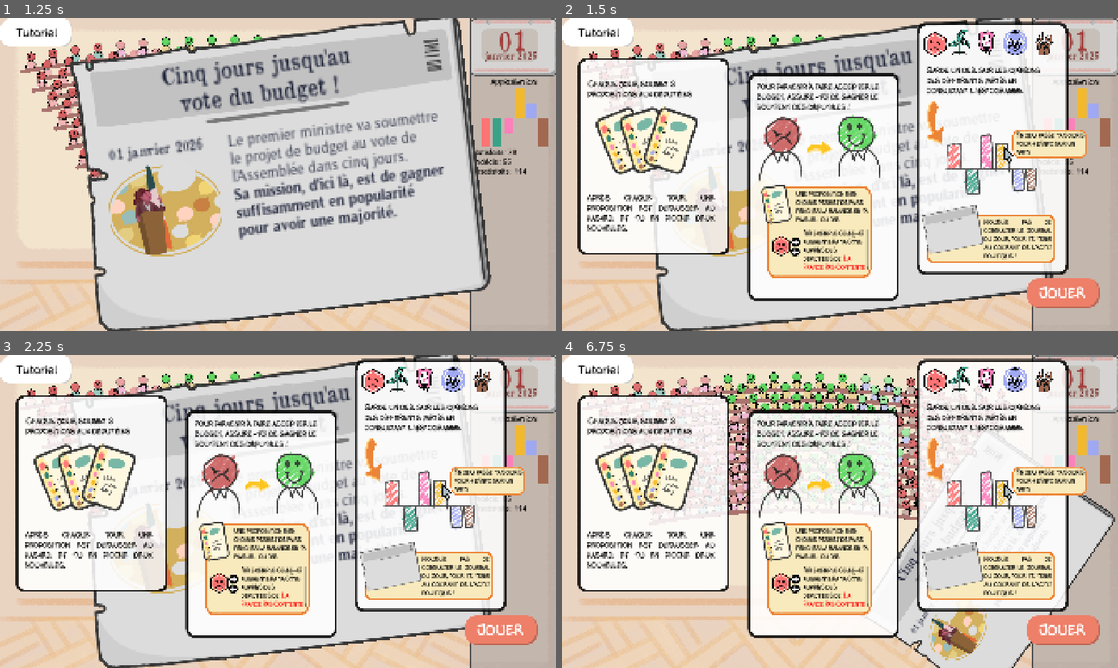
Above: before the commit, frames 1-4 (two rows, left to right).
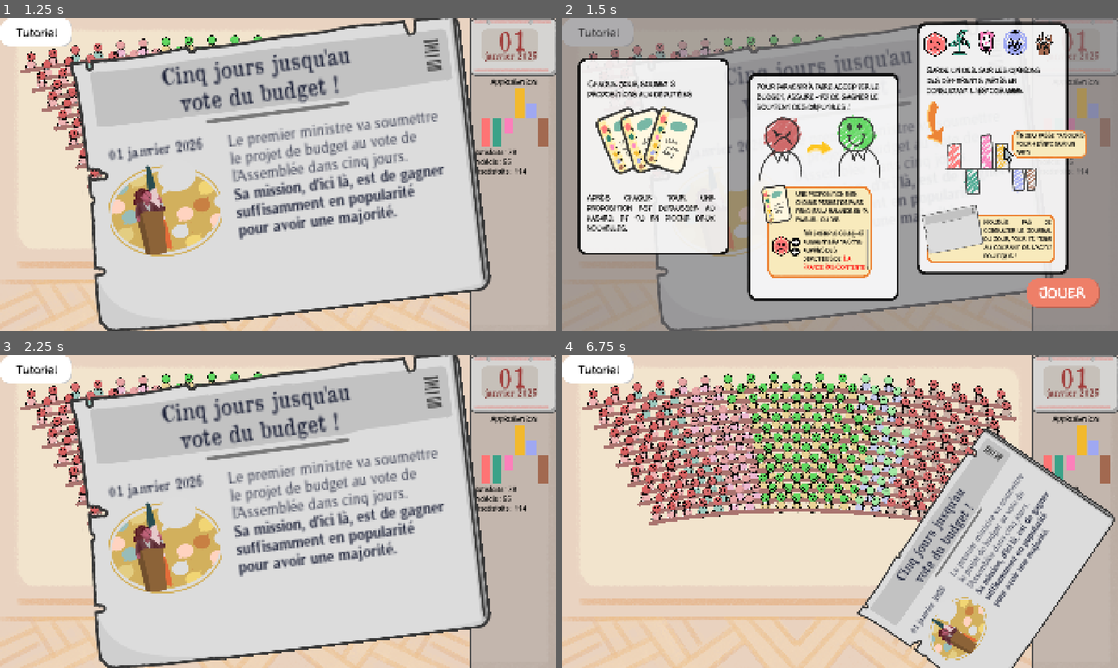
Above: after the commit, the same moments.

Repository: remimorvan/assemblee-nationale-simulator
Game: Godot game, scene res://scenes/begin_screen.tscn
The game is run twice, just before and just after one commit, with the same random seed, the same clock (stepped at 60 frames per second) and the same inputs.
Inputs (mouse positions are in pixels of both pictures, inside the frame that each line leads up to):
- Up to frame 1 (1.25 s): click "Jouer" at 0.5 s
- Up to frame 2 (1.5 s): click "[color=black][font_size=40]Tu…" at 1.25 s
- Up to frame 3 (2.25 s): click (500, 630) at 2.02 s
- Up to frame 4 (6.75 s): click "[color=black][font_size=40]Tu…" at 2.75 s; click (1062, 630) at 3.52 s; click "[color=black][font_size=40]Tu…" at 4.25 s; click (1062, 630) at 5.02 s; tap Enter at 5.75 s; move the mouse to (1073, 455) at 5.77 s; click (1073, 455) at 5.92 s; tap Space at 6.5 s; move the mouse to (840, 511) at 6.52 s; click (840, 511) at 6.67 s

Frame 1 is identical in both runs. In frame 2, 38% of the frame differs, in the area x 0-100%, y 0-100%; in frame 3, 58%, in the area x 2-97%, y 1-93%; in frame 4, 56%.

Commit message:
J'ai réparé l'overlay

Diff:
--- a/scenes/game.tscn
+++ b/scenes/game.tscn
@@ -128,10 +128,6 @@
 custom_minimum_size = Vector2(0, 20)
 layout_mode = 2
 
-[node name="OverlayTutoriel" parent="." instance=ExtResource("7_trtic")]
-visible = false
-z_index = 1200
-
 [node name="Deck" parent="." instance=ExtResource("3_lnu2h")]
 
 [node name="Player" parent="." instance=ExtResource("1_uwrxv")]
@@ -171,5 +167,9 @@
 z_index = 4096
 position = Vector2(810, 640)
 
+[node name="OverlayTutoriel" parent="." instance=ExtResource("7_trtic")]
+visible = false
+z_index = 1200
+
 [connection signal="journal_hide" from="Journal" to="Player" method="_on_journal_journal_hide"]
 [connection signal="journal_show" from="Journal" to="Player" method="_on_journal_journal_show"]
--- a/scenes/overlay_tutoriel.tscn
+++ b/scenes/overlay_tutoriel.tscn
@@ -1,29 +1,30 @@
-[gd_scene load_steps=17 format=3 uid="uid://bk4d6b6oku44a"]
-
-[ext_resource type="Texture2D" uid="uid://847am71ye135" path="res://assets/screens/tuto_1.png" id="1_5prr2"]
+[gd_scene load_steps=17 format=3 uid="uid://ca3nlpcpboj4o"]
+
+[ext_resource type="Texture2D" uid="uid://dn57qtfjyrsrp" path="res://assets/screens/tuto_1.png" id="1_5prr2"]
 [ext_resource type="Script" uid="uid://idci7tx2ujya" path="res://scripts/overlay_tutoriel.gd" id="1_k74gq"]
-[ext_resource type="FontFile" uid="uid://foful8cuop6y" path="res://assets/card/Monicacomic.ttf" id="2_ajqh8"]
-[ext_resource type="Texture2D" uid="uid://csr2swquxa5gm" path="res://assets/screens/tuto_2.png" id="3_jqtmp"]
-[ext_resource type="Texture2D" uid="uid://bgvr7lj1trrhc" path="res://assets/screens/tuto_3.png" id="4_k74gq"]
-[ext_resource type="Texture2D" uid="uid://ixf4p0ltgjmg" path="res://assets/card/logos/lfi_back.png" id="5_x0wu6"]
-[ext_resource type="Texture2D" uid="uid://d3o7aasw3i1q4" path="res://assets/card/logos/lfi_line.png" id="6_abwub"]
-[ext_resource type="Texture2D" uid="uid://cc4yddk7esw3c" path="res://assets/card/logos/eco_back.png" id="7_eq5qt"]
-[ext_resource type="Texture2D" uid="uid://b44ican76mjdh" path="res://assets/card/logos/eco_line.png" id="8_lel0c"]
-[ext_resource type="Texture2D" uid="uid://ctlaib2j778p3" path="res://assets/card/logos/soc_back.png" id="9_gtyl0"]
-[ext_resource type="Texture2D" uid="uid://bpufl3yrfw0wq" path="res://assets/card/logos/soc_line.png" id="10_ab0hi"]
-[ext_resource type="Texture2D" uid="uid://bl1kc2vappia3" path="res://assets/card/logos/lr_back.png" id="11_l0dty"]
-[ext_resource type="Texture2D" uid="uid://dnadrrcp5ix6d" path="res://assets/card/logos/lr_line.png" id="12_qj1xn"]
-[ext_resource type="Texture2D" uid="uid://donf4a7r825i3" path="res://assets/card/logos/facho_back.png" id="13_mwl6t"]
-[ext_resource type="Texture2D" uid="uid://cm2evyhf53cxp" path="res://assets/card/logos/facho_line.png" id="14_q614t"]
-[ext_resource type="Texture2D" uid="uid://dxqt3r6feuyjb" path="res://assets/hemicycle/tool_tip_plot.png" id="15_jqtmp"]
+[ext_resource type="FontFile" uid="uid://c4v45pul7umvp" path="res://assets/card/Monicacomic.ttf" id="2_ajqh8"]
+[ext_resource type="Texture2D" uid="uid://c2wc4q8vdpnfs" path="res://assets/screens/tuto_2.png" id="3_jqtmp"]
+[ext_resource type="Texture2D" uid="uid://du7agybkjgde1" path="res://assets/screens/tuto_3.png" id="4_k74gq"]
+[ext_resource type="Texture2D" uid="uid://o7q6j4sxiami" path="res://assets/card/logos/lfi_back.png" id="5_x0wu6"]
+[ext_resource type="Texture2D" uid="uid://c2wefqcb2f2ua" path="res://assets/card/logos/lfi_line.png" id="6_abwub"]
+[ext_resource type="Texture2D" uid="uid://2givsr6ka0vp" path="res://assets/card/logos/eco_back.png" id="7_eq5qt"]
+[ext_resource type="Texture2D" uid="uid://b3164qe0r4g80" path="res://assets/card/logos/eco_line.png" id="8_lel0c"]
+[ext_resource type="Texture2D" uid="uid://dsidf2e6fuk3" path="res://assets/card/logos/soc_back.png" id="9_gtyl0"]
+[ext_resource type="Texture2D" uid="uid://qoop8klbndld" path="res://assets/card/logos/soc_line.png" id="10_ab0hi"]
+[ext_resource type="Texture2D" uid="uid://do0vreksar2wb" path="res://assets/card/logos/lr_back.png" id="11_l0dty"]
+[ext_resource type="Texture2D" uid="uid://0kxsunno8eb3" path="res://assets/card/logos/lr_line.png" id="12_qj1xn"]
+[ext_resource type="Texture2D" uid="uid://cm5thuavdro24" path="res://assets/card/logos/facho_back.png" id="13_mwl6t"]
+[ext_resource type="Texture2D" uid="uid://r81rgy07crw3" path="res://assets/card/logos/facho_line.png" id="14_q614t"]
+[ext_resource type="Texture2D" uid="uid://co1rg1ppy2c3l" path="res://assets/hemicycle/tool_tip_plot.png" id="15_jqtmp"]
 
 [node name="OverlayTutoriel" type="ColorRect"]
+top_level = true
 anchors_preset = 15
 anchor_right = 1.0
 anchor_bottom = 1.0
 grow_horizontal = 2
 grow_vertical = 2
-mouse_filter = 1
+mouse_force_pass_scroll_events = false
 color = Color(0.441581, 0.436516, 0.449572, 0.576471)
 script = ExtResource("1_k74gq")
 
@@ -197,6 +198,7 @@
 offset_top = 901.0
 offset_right = 1850.0
 offset_bottom = 992.0
+mouse_filter = 2
 theme_override_colors/default_color = Color(1, 1, 1, 1)
 theme_override_fonts/normal_font = ExtResource("2_ajqh8")
 theme_override_font_sizes/normal_font_size = 60
--- a/scripts/card.gd
+++ b/scripts/card.gd
@@ -76,7 +76,7 @@
 	old_z_index = self.z_index
 	if old_position_y == null:
 		old_position_y = self.position.y
-	if !Player.lock:
+	if !Player.lock and !Player.game_pause:
 		$HoverSound.play()
 
 		self.z_index = 1000
@@ -91,7 +91,7 @@
 		tween.parallel().tween_property(self, "position:y", old_position_y-100, .25)
 
 func _on_mouse_exited() -> void:
-	if !Player.lock:
+	if !Player.lock and !Player.game_pause:
 		# restore z_index
 		self.z_index = old_z_index
 
@@ -105,7 +105,7 @@
 
 
 func _on_input_event(viewport: Node, event: InputEvent, shape_idx: int) -> void:
-	if event is InputEventMouseButton and event.is_pressed() and event.button_index == MOUSE_BUTTON_LEFT and !Player.lock:
+	if event is InputEventMouseButton and event.is_pressed() and event.button_index == MOUSE_BUTTON_LEFT and !Player.lock and !Player.game_pause:
 		Player.lock = true
 		for mp in get_tree().get_nodes_in_group("MP"):
 			if mp.present:
--- a/scripts/hemicycle.gd
+++ b/scripts/hemicycle.gd
@@ -3,6 +3,7 @@
 @export var mp_scene:PackedScene # Utile pour instancier des MP
 @export var desk_color:Color
 
+@onready var player = $"../../Player"
 @onready var Plot: Control = $"../PanelContainer/VBoxContainer/Plot"
 @onready var TextStats: Control = $"../PanelContainer/VBoxContainer/TextStats"
 @onready var Background =$Background
@@ -231,3 +232,5 @@
 func _on_texture_button_pressed() -> void:
 	var overlay = get_tree().get_current_scene().find_child("OverlayTutoriel")
 	overlay.visible = true
+
+	player.game_pause = true
--- a/scripts/journal.gd
+++ b/scripts/journal.gd
@@ -77,7 +77,7 @@
 	journal_hide.emit()
 
 func _on_input_event(viewport: Node, event: InputEvent, shape_idx: int) -> void:
-	if event is InputEventMouseButton and event.is_pressed() and event.button_index == MOUSE_BUTTON_LEFT:
+	if event is InputEventMouseButton and event.is_pressed() and event.button_index == MOUSE_BUTTON_LEFT and !Player.game_pause:
 		#if Player.is_journal_showed:
 		if show:
 			hide_journal()
--- a/scripts/overlay_tutoriel.gd
+++ b/scripts/overlay_tutoriel.gd
@@ -1,5 +1,8 @@
 extends ColorRect
 
+@onready var player = $"../Player"
 
 func _on_texture_button_pressed() -> void:
+	player.game_pause = false
+	#queue_free()
 	self.visible = false
--- a/scripts/player.gd
+++ b/scripts/player.gd
@@ -18,6 +18,7 @@
 var last_card_changed: int = 0
 var is_journal_showed: bool = true
 var lock: bool = false # Prevent player from playing an unbounded number of card
+var game_pause:bool = false
 var has_lost: bool = false
 
 var tween: Tween
Binary file changed: assets/card/logos/eco_back.png
Binary file added: assets/card/logos/jolie_ligne.png
Not shown: 1 places in scenes/begin_screen.tscn that only renumber resources
Not shown: 1 places in scenes/card.tscn that only renumber resources
Not shown: 1 places in scenes/game.tscn that only renumber resources
Not shown: 1 places in scenes/hemicycle.tscn that only renumber resources
Not shown: 1 places in scenes/journal.tscn that only renumber resources
Not shown: 1 places in scenes/looser_screen.tscn that only renumber resources
Not shown: 1 places in scenes/mp.tscn that only renumber resources
Not shown: 1 places in scenes/player.tscn that only renumber resources
Not shown: 1 places in scenes/victory_screen.tscn that only renumber resources
Not shown, added: assets/card/logos/.logos.kra-autosave.kra
